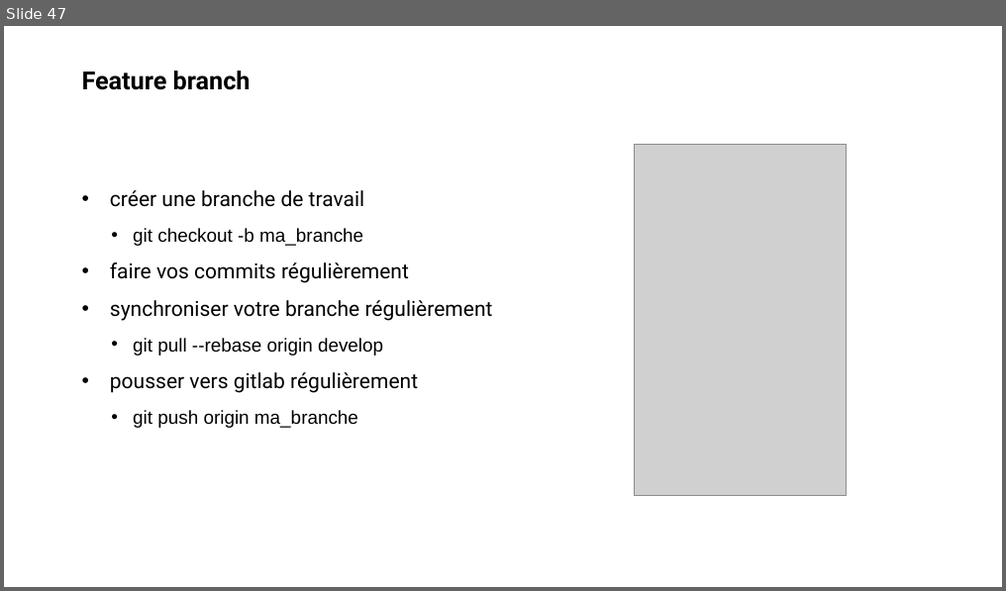
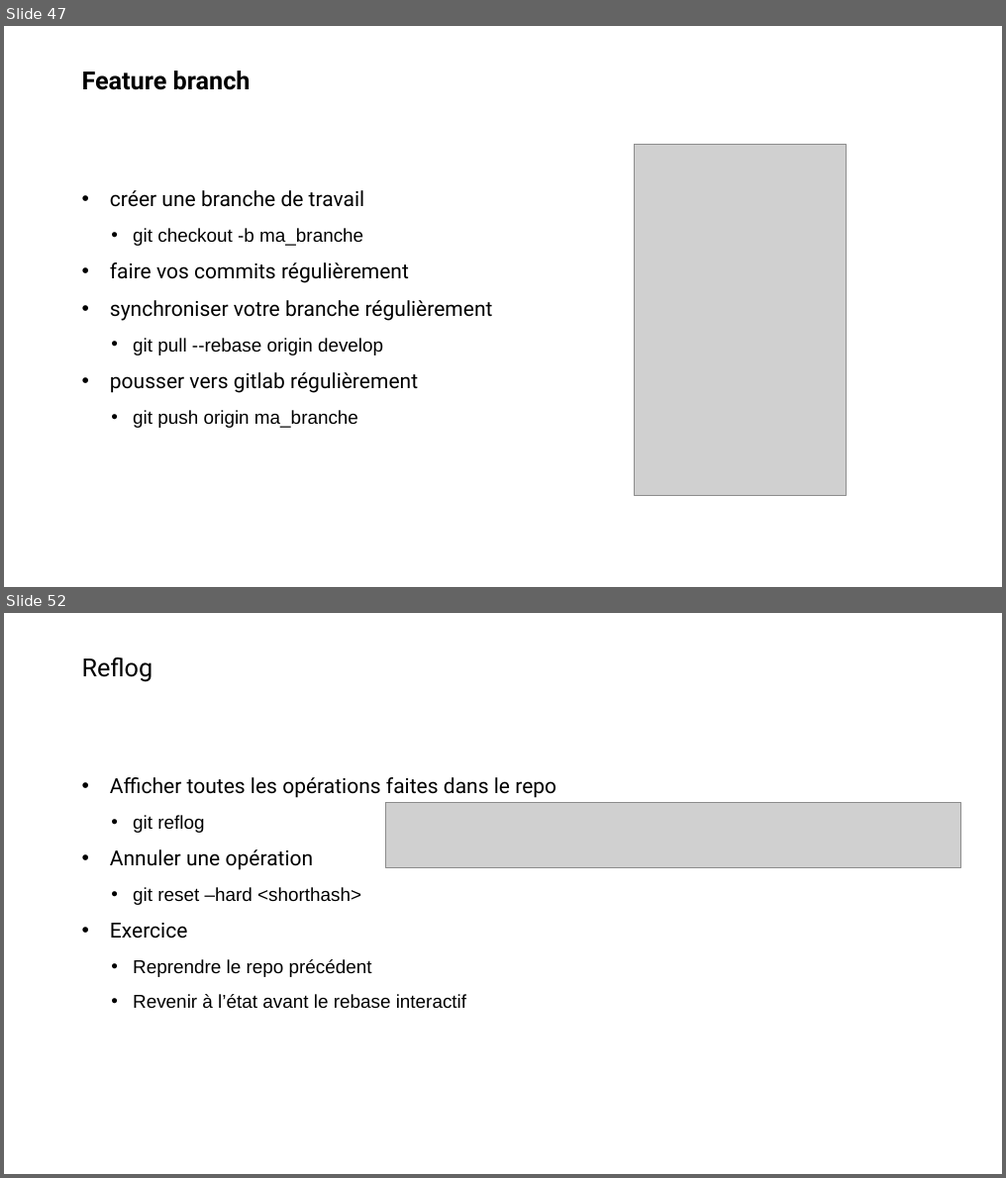
Before and after one commit to Xaviou1003/formation-git, a slide deck: Formation Git - basique.pptx. Shown one above the other, each under a label of ours: slide 47 before the commit, slides 47 and 52 after it; the slides between them are not shown. The pictures are 1006x591 and 1006x1178 pixels, drawn with LibreOffice and Linux fonts; fonts in the diff are those of the drawing; grey boxes stand for pictures; background and template pictures are left out. Boxes give left, top, right and bottom in pixels: in the first picture for what was removed or moved away, otherwise in the second. Text is boxed around its words. In the diff, an @@ line names an element or a change of style, - is before the commit and + after.

Commit message:
manque plus que les images

```diff
--- a/Formation Git - basique.pptx
+++ b/Formation Git - basique.pptx
@@ slide 52 added at (4, 613, 1002, 1174), background picture (left out) @@
@@ title added at (82, 658, 153, 682), 24 pt, text #000000 @@
+Reflog
@@ text added at (110, 777, 556, 1009), 18 pt, text #000000 @@
+• Afficher toutes les opérations faites dans le repo
+  • git reflog
+• Annuler une opération
+  • git reset –hard <shorthash>
+• Exercice
+  • Reprendre le repo précédent
+  • Revenir à l’état avant le rebase interactif
@@ picture added at (386, 802, 961, 866) @@
```
Also in this commit, not shown: 1 slide changed, 5 other slides added.
